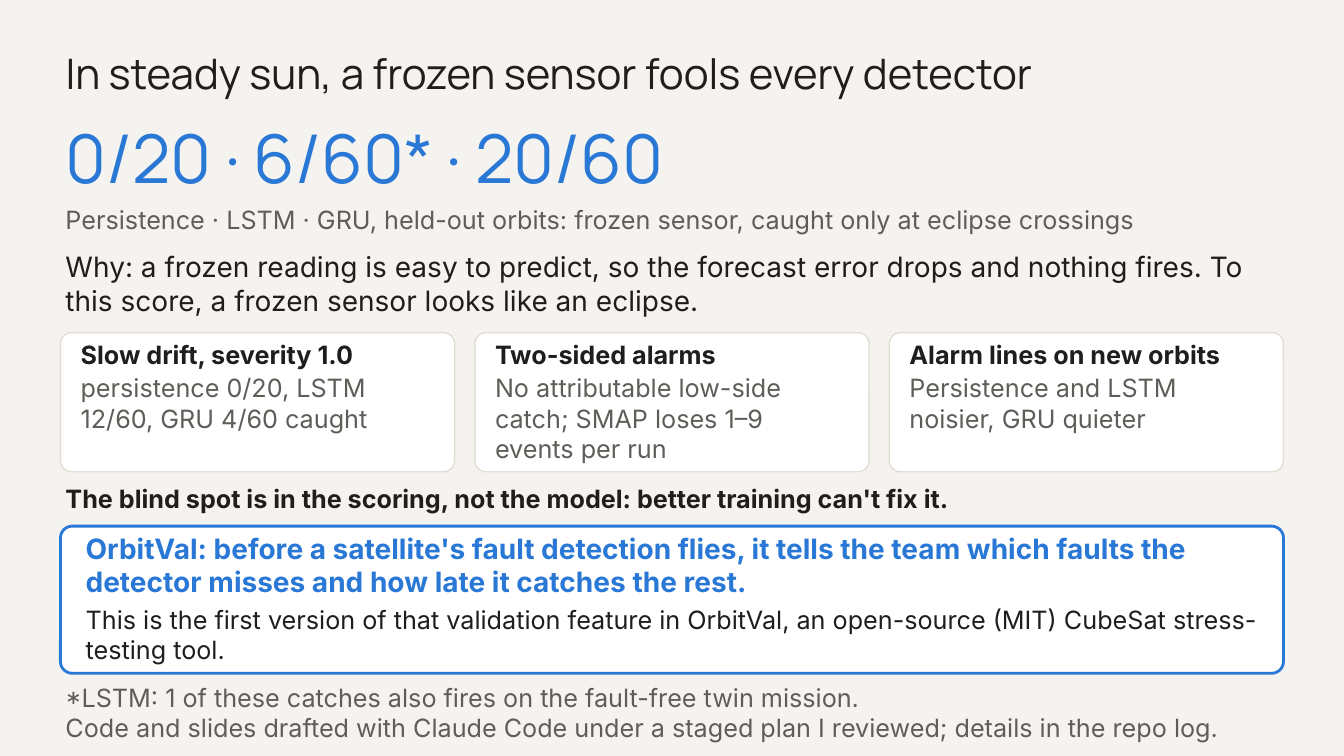
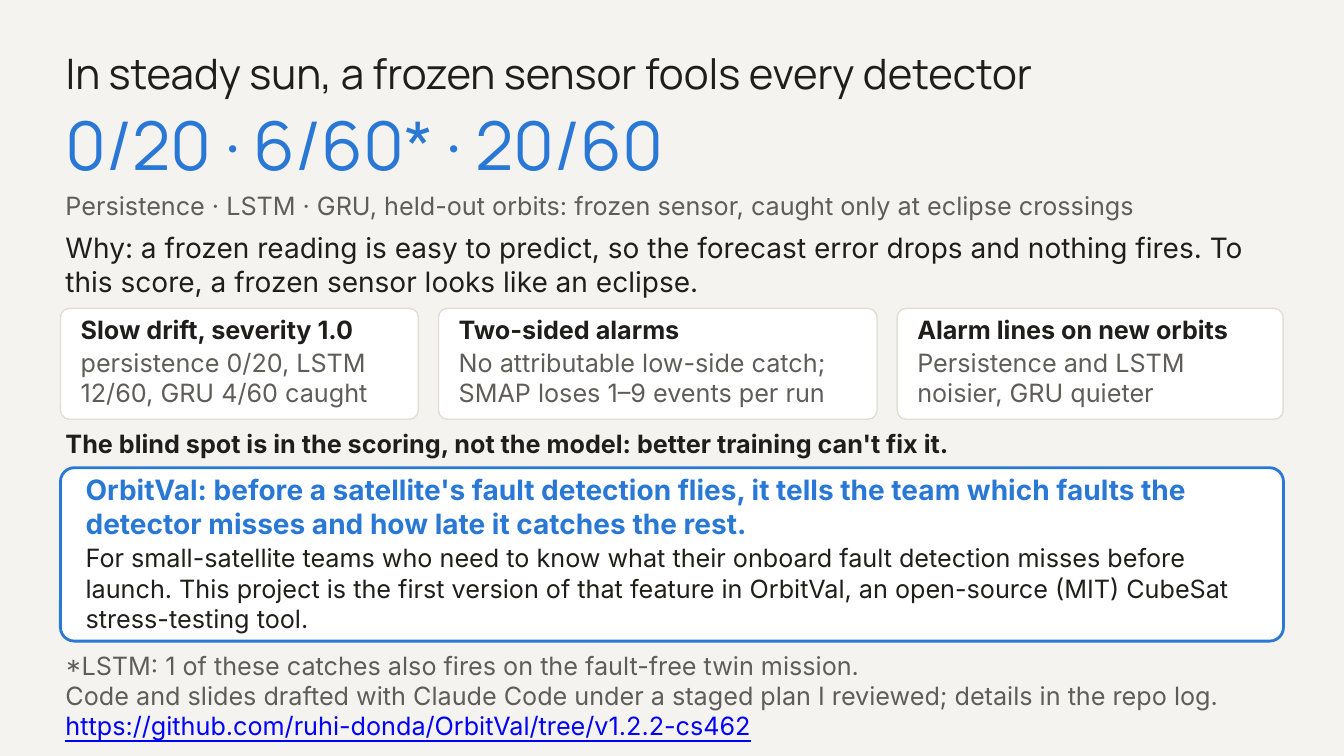
Before and after one commit to ruhi-donda/OrbitVal, a slide deck: slide 3 of results/slides/14_Ruhi_Donda.pptx. Drawn at 1344x756 pixels with LibreOffice and Linux fonts; fonts in the diff are those of the drawing. Boxes give left, top, right and bottom in pixels: in the first picture for what was removed or moved away, otherwise in the second. Text is boxed around its words. In the diff, an @@ line names an element or a change of style, - is before the commit and + after.

```diff
--- a/results/slides/14_Ruhi_Donda.pptx
+++ b/results/slides/14_Ruhi_Donda.pptx
@@ text "0/20 · 6/60* · 20/60": place and size @@
-text "0/20 · 6/60* · 20/60" at (65, 133, 663, 184)
+text "0/20 · 6/60* · 20/60" at (65, 120, 663, 171)
@@ text "Persistence · LSTM · GRU, ...": place and size @@
-text "Persistence · LSTM · GRU, ..." at (65, 210, 1134, 234)
+text "Persistence · LSTM · GRU, ..." at (65, 196, 1134, 220)
@@ text "Why: a frozen reading is ...": place and size @@
-text "Why: a frozen reading is ..." at (65, 255, 1243, 317)
+text "Why: a frozen reading is ..." at (65, 236, 1243, 298)
@@ rounded rectangle: place and size @@
-rounded rectangle at (60, 333, 455, 472)
+rounded rectangle at (60, 309, 418, 419)
@@ text "Slow drift, severity 1.0": place and size @@
-text "Slow drift, severity 1.0" at (81, 344, 367, 433)
+text "Slow drift, severity 1.0" at (81, 319, 367, 408)
@@ rounded rectangle: place and size @@
-rounded rectangle at (475, 333, 869, 472)
+rounded rectangle at (439, 309, 877, 419)
@@ text "Two-sided alarms" rewrapped from (495, 344, 781, 463) to (459, 319, 826, 407) @@
@@ rounded rectangle: place and size @@
-rounded rectangle at (889, 333, 1284, 472)
+rounded rectangle at (897, 309, 1284, 419)
@@ text "Alarm lines on new orbits": place and size @@
-text "Alarm lines on new orbits" at (909, 344, 1220, 433)
+text "Alarm lines on new orbits" at (917, 319, 1228, 407)
@@ text "The blind spot is in ...": place and size @@
-text "The blind spot is in ..." at (65, 488, 948, 513)
+text "The blind spot is in ..." at (65, 433, 948, 458)
@@ rounded rectangle: place and size @@
-rounded rectangle at (60, 526, 1284, 674)
+rounded rectangle at (60, 468, 1284, 641)
@@ text "OrbitVal: before a satellite's fault ...": place and size @@
-text "OrbitVal: before a satellite's fault ..." at (86, 537, 1256, 664)
+text "OrbitVal: before a satellite's fault ..." at (86, 478, 1228, 633)
@@ text at (86, 478, 1185, 535): less space between paragraphs @@
@@ text at (86, 548, 1228, 633): text changed @@
-This is the first version of that validation feature in OrbitVal, an open-source (MIT) CubeSat stress-testing tool.
+For small-satellite teams who need to know what their onboard fault detection misses before launch. This project is the first version of that feature in OrbitVal, an open-source (MIT) CubeSat stress-testing tool.
@@ text "*LSTM: 1 of these catches ...": place and size @@
-text "*LSTM: 1 of these catches ..." at (65, 688, 1218, 742)
+text "*LSTM: 1 of these catches ..." at (65, 656, 1218, 740)
@@ text at (65, 715, 750, 740): paragraph added @@
+https://github.com/ruhi-donda/OrbitVal/tree/v1.2.2-cs462
```
Also in this commit, not shown: 1 other slide changed, 1 other file.
